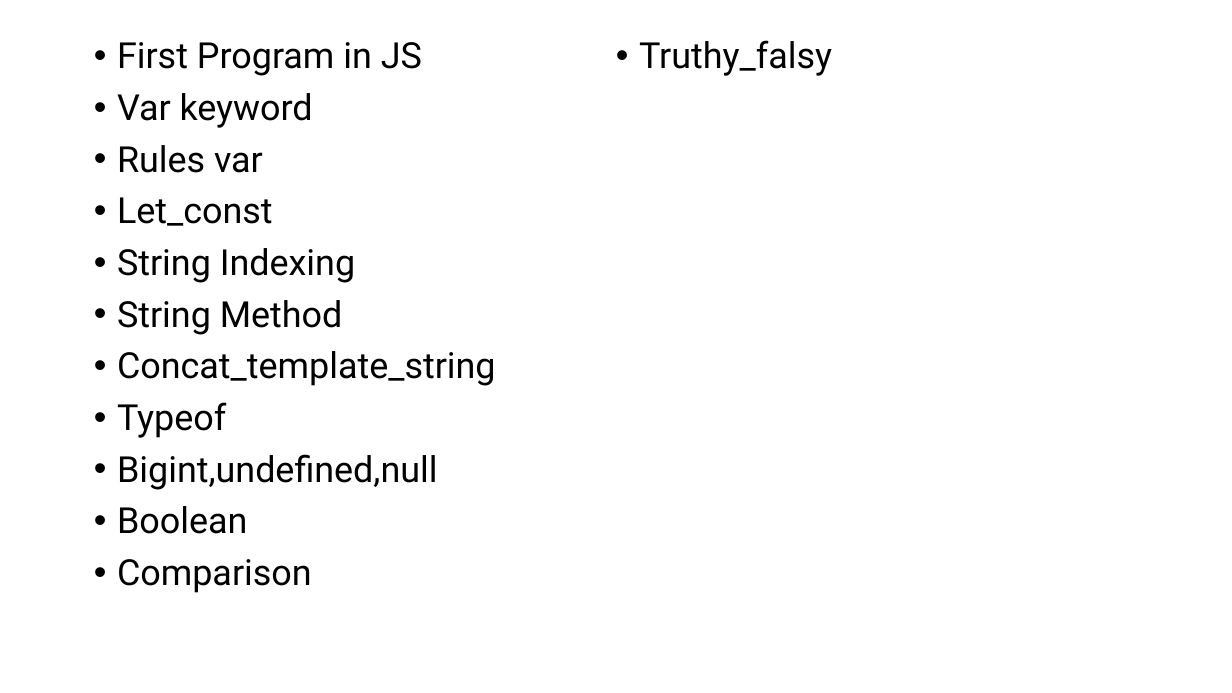
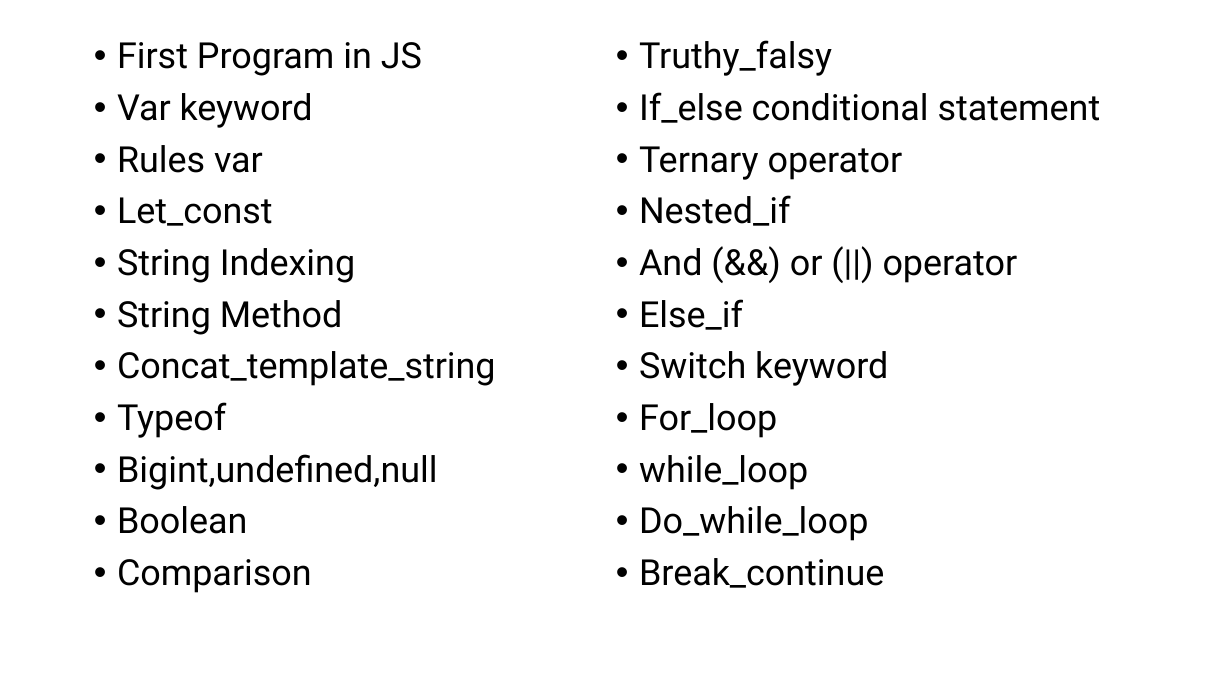
Before and after one commit to PiyushChaturvedii/Batch06, a slide deck: slide 3 of JS/JavaScript.pptx. Drawn at 1232x693 pixels with LibreOffice and Linux fonts; fonts in the diff are those of the drawing. Boxes give left, top, right and bottom in pixels: in the first picture for what was removed or moved away, otherwise in the second. Text is boxed around its words. In the diff, an @@ line names an element or a change of style, - is before the commit and + after.

```diff
--- a/JS/JavaScript.pptx
+++ b/JS/JavaScript.pptx
@@ text at <box>639,92,1101,588</box>: paragraphs added @@
+• If_else conditional statement
+• Ternary operator
+• Nested_if
+• And (&&) or (||) operator
+• Else_if
+• Switch keyword
+• For_loop
+• while_loop
+• Do_while_loop
+• Break_continue
```
Also in this commit, not shown: 12 other files.
